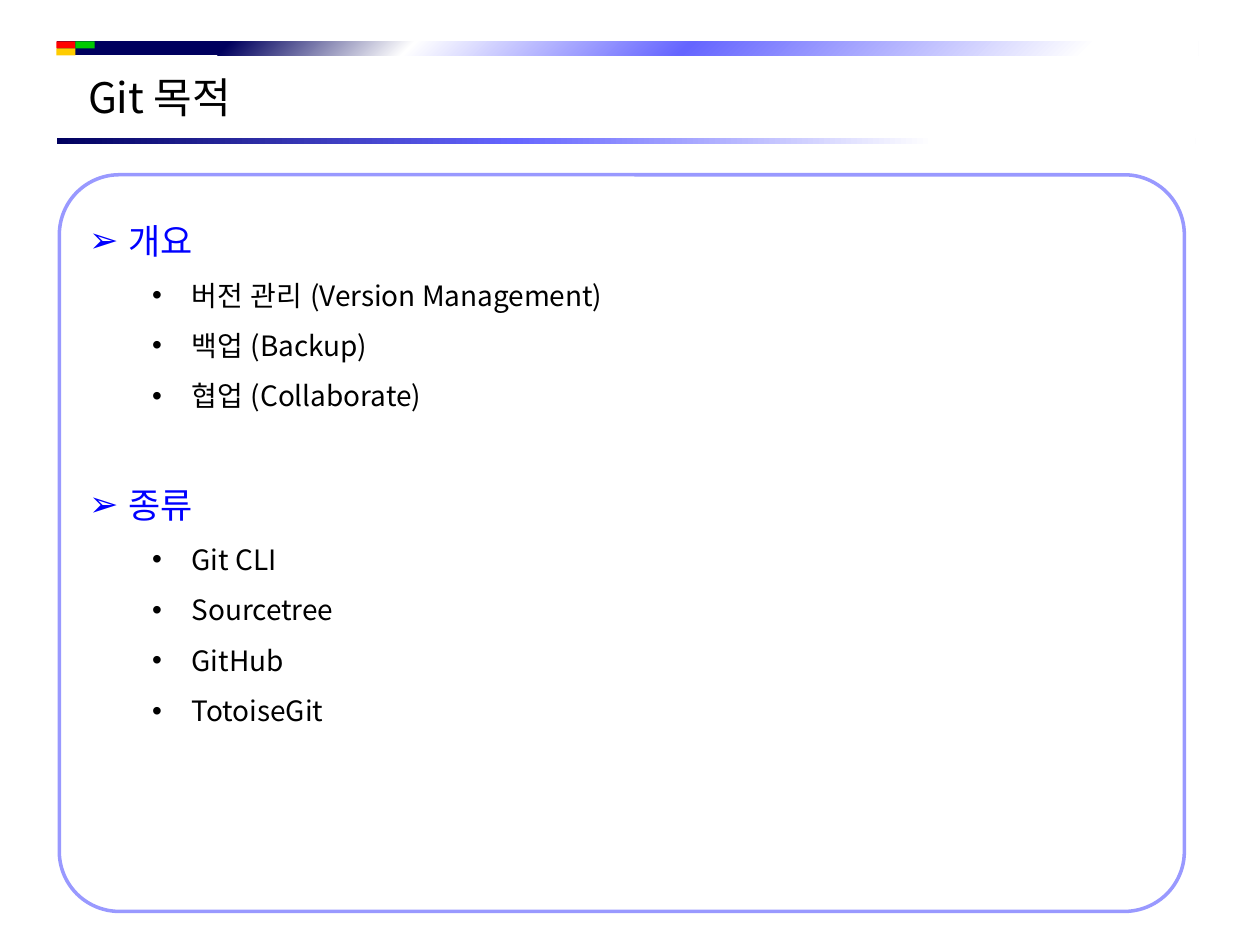
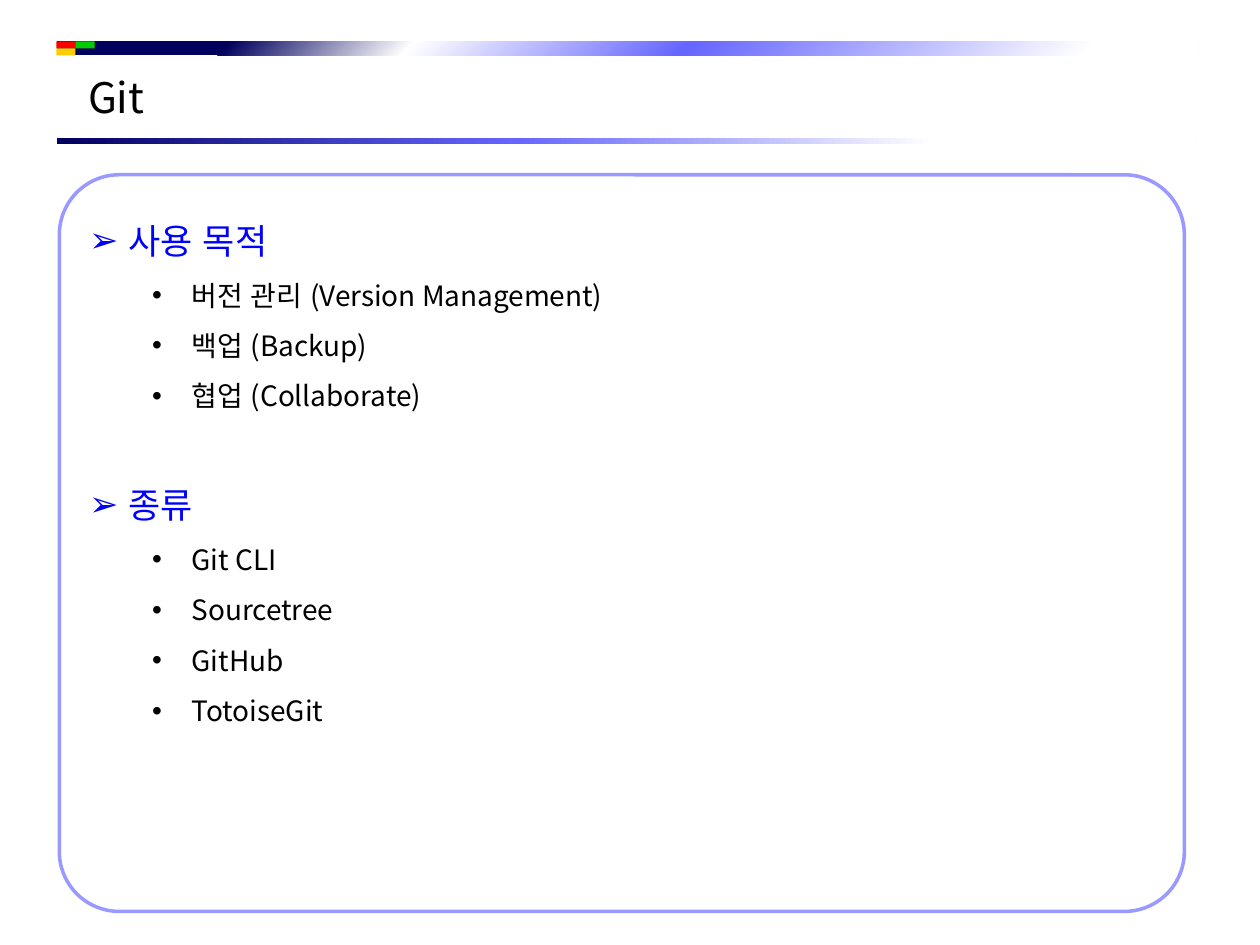
Before and after one commit to jsh-1235/Document, a slide deck: slide 4 of Git/Git 시작하기.pptx (slide 3 before the commit). Drawn at 1260x945 pixels with LibreOffice and Linux fonts; fonts in the diff are those of the drawing; background and template pictures are left out. Boxes give left, top, right and bottom in pixels: in the first picture for what was removed or moved away, otherwise in the second. Text is boxed around its words. In the diff, an @@ line names an element or a change of style, - is before the commit and + after.

```diff
--- a/Git/Git 시작하기.pptx
+++ b/Git/Git 시작하기.pptx
@@ text at bbox=[88, 80, 144, 114]: text changed @@
-Git 목적
+Git
@@ text in rounded rectangle at bbox=[129, 225, 268, 257]: text changed @@
-➢ 개요
+➢ 사용 목적
```
Also in this commit, not shown: 7 other slides changed, 12 slides added, 1 slide removed.
